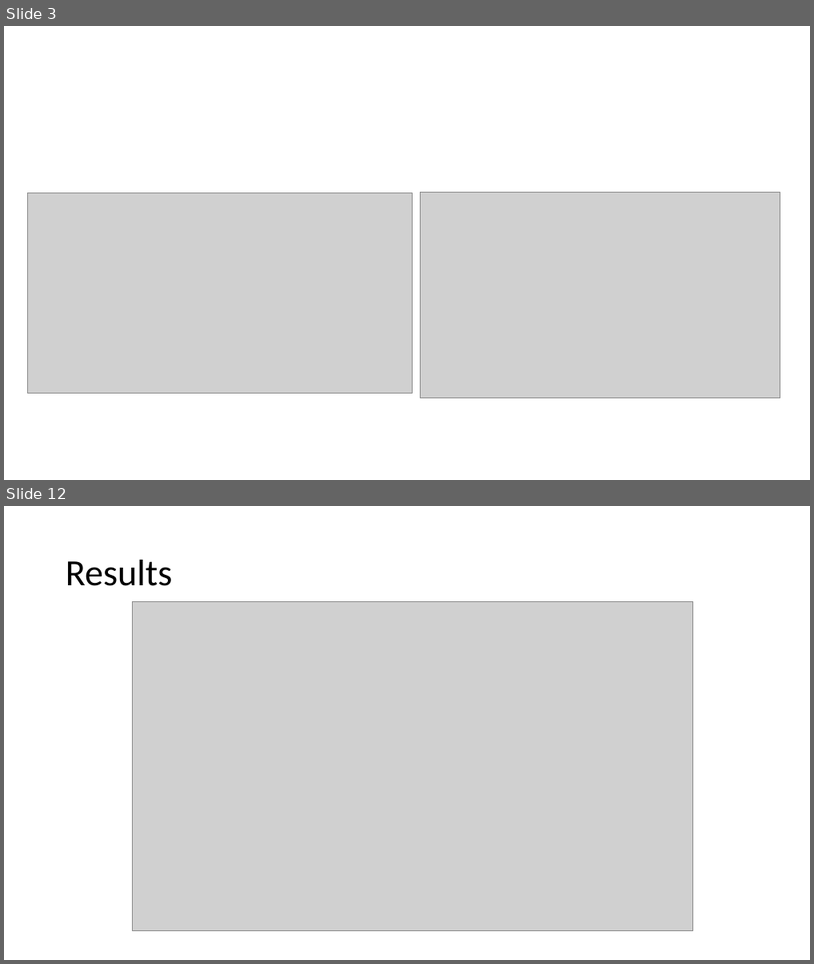
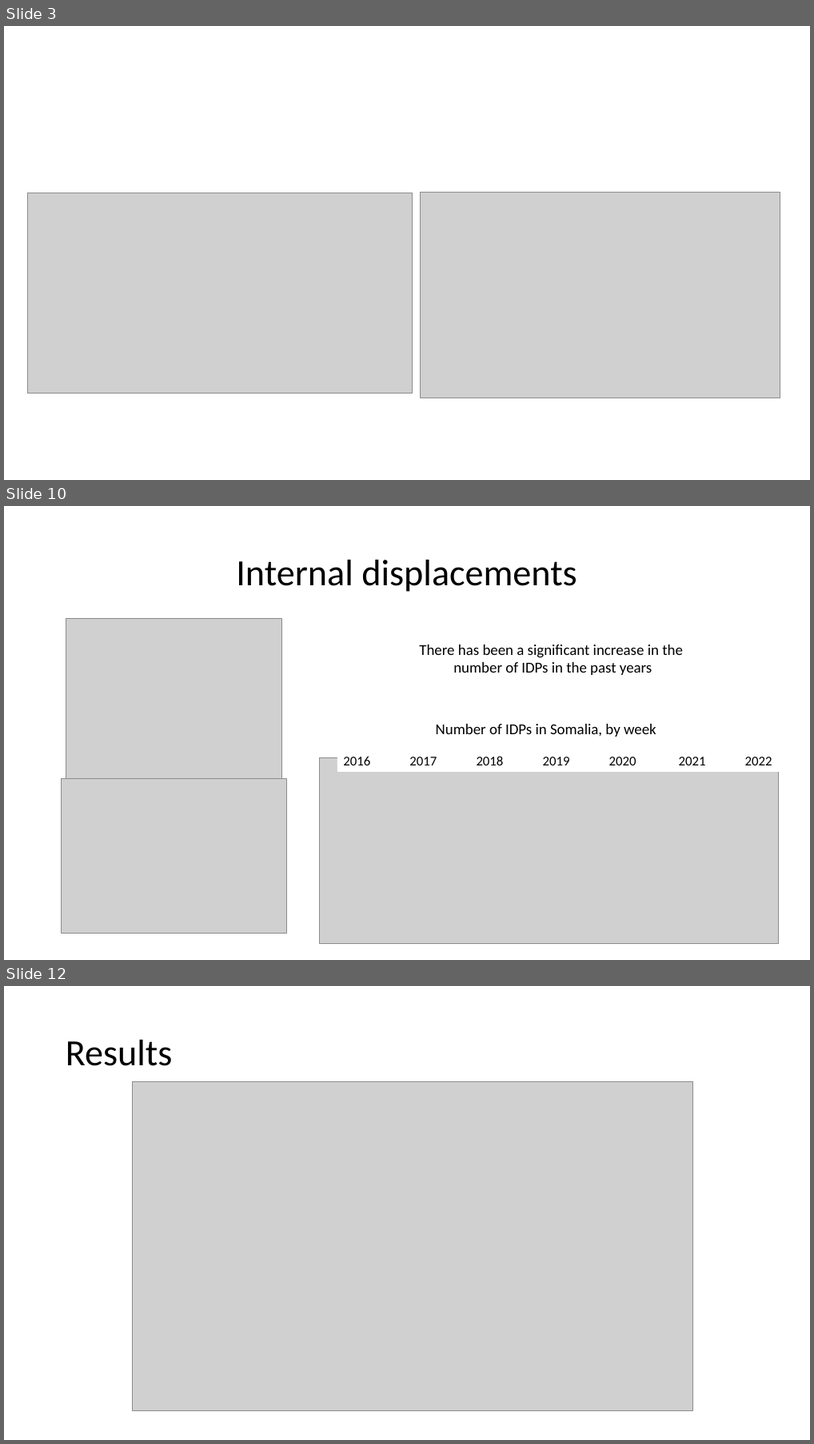
Before and after one commit to saraghivarello/Climate-and-conflict, a slide deck: Weather, conflicts and IDPs in Somalia_isi.odp. Shown one above the other, each under a label of ours: slides 3 and 12 before the commit, slides 3, 10 and 12 after it; the slides between them are not shown. The pictures are 814x964 and 814x1444 pixels, drawn with LibreOffice and Linux fonts; fonts in the diff are those of the drawing; grey boxes stand for pictures. Boxes give left, top, right and bottom in pixels: in the first picture for what was removed or moved away, otherwise in the second. Text is boxed around its words. In the diff, an @@ line names an element or a change of style, - is before the commit and + after.

```diff
--- a/Weather, conflicts and IDPs in Somalia_isi.odp
+++ b/Weather, conflicts and IDPs in Somalia_isi.odp
@@ slide 10 added at [4,506,810,960], background #FFFFFF @@
@@ title added at [236,560,577,592], 44 pt, text #000000 @@
+Internal displacements
@@ picture added at [66,618,282,792] @@
@@ text added at [419,644,683,675], 18 pt, text #000000 @@
+There has been a significant increase in the
+number of IDPs in the past years
@@ text added at [436,724,657,736], 18 pt, text #000000 @@
+Number of IDPs in Somalia, by week
@@ picture added at [320,757,779,943] @@
@@ rectangle added at [338,749,810,772], fill #FFFFFF, 16 pt, text #000000 @@
+2016 2017 2018 2019 2020 2021 2022
@@ picture added at [61,779,286,932] @@
```
Also in this commit, not shown: 9 slides changed, 3 other slides added, 4 slides removed, 1 other file.
